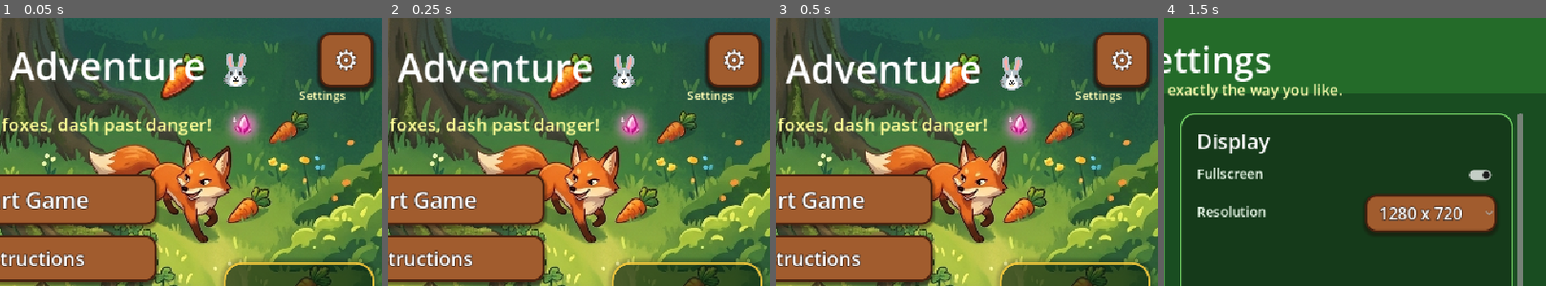
Above: before the commit, frames 1-4 (left to right).
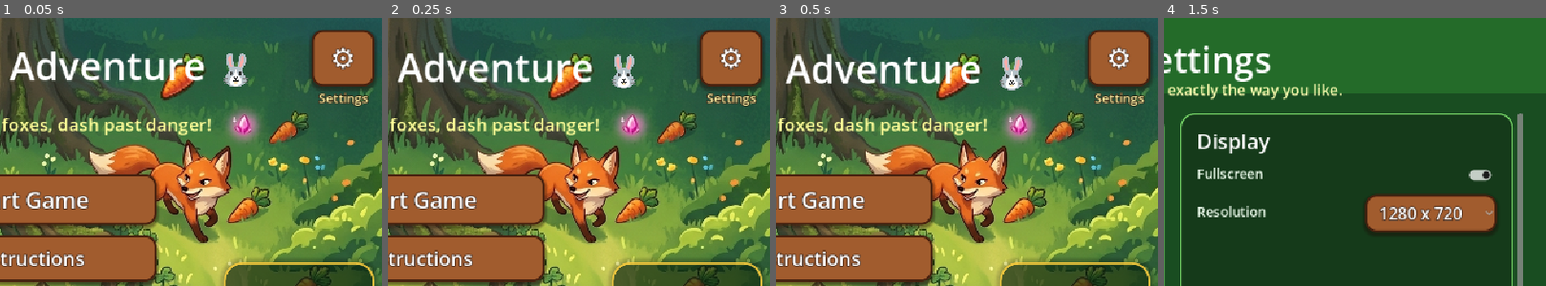
Above: after the commit, the same moments.

Repository: hamzabasem900-source/RUBBY
Game: Godot game, scene res://scenes/MainMenu.tscn
The game is run twice, just before and just after one commit, with the same random seed, the same clock (stepped at 60 frames per second) and the same inputs.
Inputs:
- Up to frame 1 (0.05 s): no input
- Up to frame 2 (0.25 s): no input
- Up to frame 3 (0.5 s): no input
- Up to frame 4 (1.5 s): click "⚙" at 0.5 s; click "Normal" at 1.25 s
The pictures show only the part of the screen within x 48-98%, y 0-50%; the shares and areas given below are measured in that part.

The runs differ from the first frame. In frame 1, 2.0% of the frame differs, in the area x 78-98%, y 4-34%; in frame 2, 2.0%; in frame 3, 2.0%; in frame 4, nothing differs.

Commit message:
Fix main menu settings button label

Diff:
--- a/scenes/MainMenu.tscn
+++ b/scenes/MainMenu.tscn
@@ -127,19 +127,3 @@
 theme_override_colors/font_color = Color(1, 0.6, 0.6, 1)
 theme_override_font_sizes/font_size = 26
 text = "✖  Quit"
-
-[node name="SettingsButton2" type="Button" parent="." unique_id=584602620]
-z_index = 100
-layout_mode = 0
-offset_left = 942.0
-offset_top = 20.0
-offset_right = 1014.0
-offset_bottom = 92.0
-mouse_default_cursor_shape = 2
-theme_override_colors/font_color = Color(1, 1, 1, 1)
-theme_override_colors/font_hover_color = Color(1, 0.95, 0.55, 1)
-theme_override_font_sizes/font_size = 38
-theme_override_styles/normal = SubResource("StyleBoxFlat_settings_normal")
-theme_override_styles/pressed = SubResource("StyleBoxFlat_settings_pressed")
-theme_override_styles/hover = SubResource("StyleBoxFlat_settings_hover")
-text = "⚙"
--- a/scripts/main_menu.gd
+++ b/scripts/main_menu.gd
@@ -25,6 +25,15 @@
 var _shop_status_label: Label
 var _skin_cards: Dictionary = {}
 
+const SETTINGS_BUTTON_LEFT: float = -112.0
+const SETTINGS_BUTTON_TOP: float = 16.0
+const SETTINGS_BUTTON_RIGHT: float = -28.0
+const SETTINGS_BUTTON_BOTTOM: float = 92.0
+const SETTINGS_HINT_LEFT: float = -140.0
+const SETTINGS_HINT_TOP: float = 92.0
+const SETTINGS_HINT_RIGHT: float = 0.0
+const SETTINGS_HINT_BOTTOM: float = 122.0
+
 func _ready() -> void:
 	AudioManager.play_menu_music()
 	_prepare_responsive_layout()
@@ -48,7 +57,6 @@
 	_fit_background_to_viewport()
 	_configure_top_labels()
 	_configure_settings_shortcut(settings_btn)
-	_configure_settings_shortcut(get_node_or_null("SettingsButton2") as Button)
 	_configure_settings_hint()
 
 func _on_viewport_size_changed() -> void:
@@ -83,19 +91,30 @@
 	if button == null:
 		return
 	button.set_anchors_preset(Control.PRESET_TOP_RIGHT)
-	button.offset_left = -102.0
-	button.offset_top = 20.0
-	button.offset_right = -30.0
-	button.offset_bottom = 92.0
+	button.offset_left = SETTINGS_BUTTON_LEFT
+	button.offset_top = SETTINGS_BUTTON_TOP
+	button.offset_right = SETTINGS_BUTTON_RIGHT
+	button.offset_bottom = SETTINGS_BUTTON_BOTTOM
+	button.z_index = 100
+	button.text = "⚙"
+	button.tooltip_text = SettingsManager.text("settings")
 
 func _configure_settings_hint() -> void:
 	if settings_hint == null:
 		return
 	settings_hint.set_anchors_preset(Control.PRESET_TOP_RIGHT)
-	settings_hint.offset_left = -166.0
-	settings_hint.offset_top = 92.0
-	settings_hint.offset_right = -30.0
-	settings_hint.offset_bottom = 120.0
+	settings_hint.offset_left = SETTINGS_HINT_LEFT
+	settings_hint.offset_top = SETTINGS_HINT_TOP
+	settings_hint.offset_right = SETTINGS_HINT_RIGHT
+	settings_hint.offset_bottom = SETTINGS_HINT_BOTTOM
+	settings_hint.z_index = 101
+	settings_hint.mouse_filter = Control.MOUSE_FILTER_IGNORE
+	settings_hint.horizontal_alignment = HORIZONTAL_ALIGNMENT_CENTER
+	settings_hint.vertical_alignment = VERTICAL_ALIGNMENT_CENTER
+	settings_hint.add_theme_font_size_override("font_size", 17)
+	settings_hint.add_theme_color_override("font_color", Color(1.0, 0.96, 0.66, 1.0))
+	settings_hint.add_theme_color_override("font_outline_color", Color(0.17, 0.09, 0.03, 1.0))
+	settings_hint.add_theme_constant_override("outline_size", 4)
 
 func _input(event: InputEvent) -> void:
 	if event is InputEventMouseButton:
@@ -113,6 +132,7 @@
 	title_label.text = SettingsManager.text("app_title")
 	subtitle_label.text = SettingsManager.text("main_subtitle")
 	settings_hint.text = SettingsManager.text("settings")
+	settings_btn.tooltip_text = SettingsManager.text("settings")
 	start_btn.text = SettingsManager.text("start_game")
 	instr_btn.text = SettingsManager.text("instructions")
 	map_btn.text = SettingsManager.text("level_map")
Not shown, added: README.md
